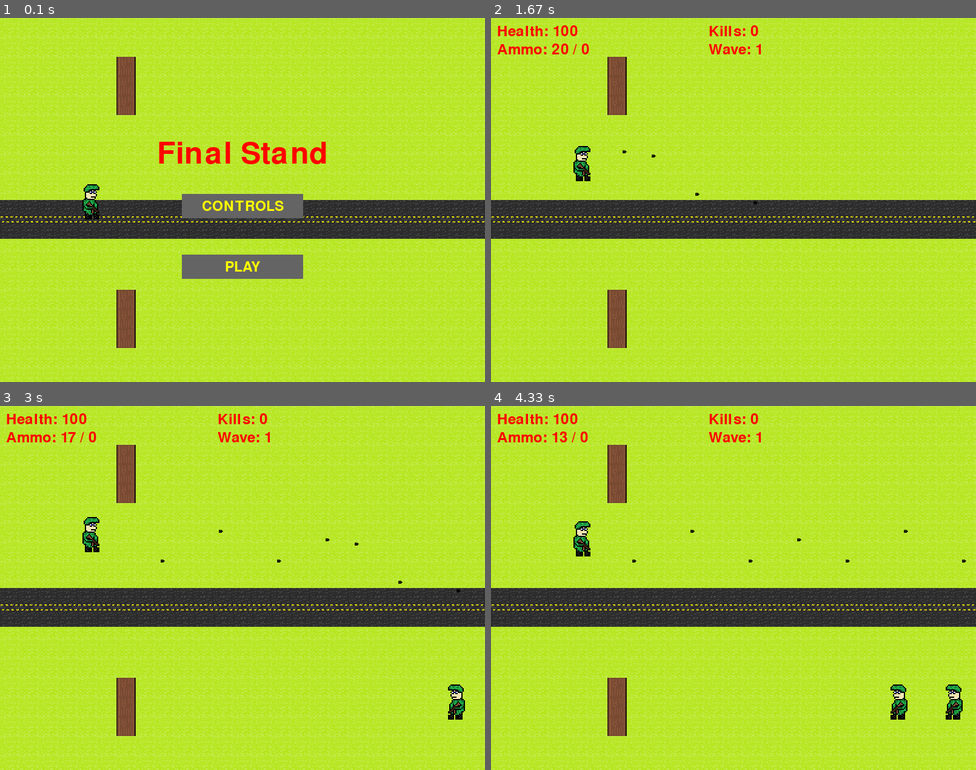
Above: before the commit, frames 1-4 (two rows, left to right).
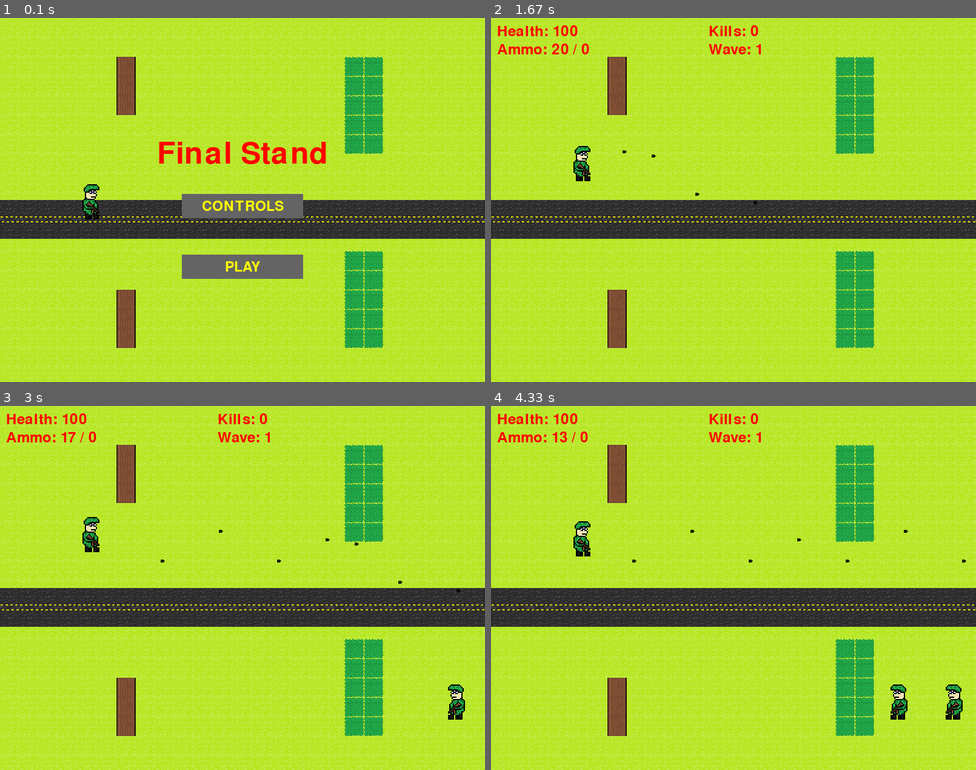
Above: after the commit, the same moments.

Repository: Killswitch5150/Final-Stand
Game: pygame game, started from main.py
The game is run twice, just before and just after one commit, with the same random seed, the same clock (stepped at 60 frames per second) and the same inputs.
Inputs:
- Up to frame 1 (0.1 s): no input
- Up to frame 2 (1.67 s): click "PLAY" at 0.38 s; tap Space at 0.67, 1.07, 1.37, 1.57 s; hold Up 1-1.47 s; hold Down from 1.5 s (still down)
- Up to frame 3 (3 s): release Down at 1.8 s; hold Up 1.83-2.2 s; tap Space at 1.9, 2.3, 2.7 s; hold Down 2.23-2.6 s; hold Up 2.63-2.93 s; hold Down from 2.97 s (still down)
- Up to frame 4 (4.33 s): tap Space at 3.03, 3.37, 3.77, 4.17 s; release Down at 3.27 s; hold Up 3.3-3.67 s; hold Down 3.7-4.07 s; hold Up from 4.1 s (still down)

The runs differ from the first frame. In frame 1, 4.0% of the frame differs, in the area x 71-79%, y 10-91%; in frame 2, 4.0%; in frame 3, 4.0%; in frame 4, 4.0%.

Commit message:
-added bush image -added semi random bush location decider -enemies that move through the bush become effectively invisible

Diff:
--- a/main.py
+++ b/main.py
@@ -29,11 +29,44 @@
                 window.blit(tile_image, (x, y))
 
 def create_road():
-    #window.blit(spr_road_top, (200, 300))
     for x in range(0, 800, road_top_width):
         window.blit(spr_road_top, (x, 300))
     for x in range(0, 800, road_bottom_width):
         window.blit(spr_road_bottom, (x, 332))
+
+def decide_bush_points():
+    global bush_x, bush_x_alt
+    bush_x_list = [300, 400, 500, 600]
+    bush_x = random.choice(bush_x_list)
+    bush_x_alt_list = [1, 2]
+    bush_x_alt_raw = random.choice(bush_x_alt_list)
+    if bush_x_alt_raw == 1:
+        bush_x_alt_int = 32
+    elif bush_x_alt_raw == 2:
+        bush_x_alt_int = -32
+    bush_x_alt = bush_x + bush_x_alt_int
+
+def create_bushes():
+    window.blit(spr_bush_image, (bush_x, 64))
+    window.blit(spr_bush_image, (bush_x, 96))
+    window.blit(spr_bush_image, (bush_x, 128))
+    window.blit(spr_bush_image, (bush_x, 160))
+    window.blit(spr_bush_image, (bush_x, 192))
+    window.blit(spr_bush_image, (bush_x, 384))
+    window.blit(spr_bush_image, (bush_x, 416))
+    window.blit(spr_bush_image, (bush_x, 448))
+    window.blit(spr_bush_image, (bush_x, 480))
+    window.blit(spr_bush_image, (bush_x, 512))
+    window.blit(spr_bush_image, (bush_x_alt, 64))
+    window.blit(spr_bush_image, (bush_x_alt, 96))
+    window.blit(spr_bush_image, (bush_x_alt, 128))
+    window.blit(spr_bush_image, (bush_x_alt, 160))
+    window.blit(spr_bush_image, (bush_x_alt, 192))
+    window.blit(spr_bush_image, (bush_x_alt, 384))
+    window.blit(spr_bush_image, (bush_x_alt, 416))
+    window.blit(spr_bush_image, (bush_x_alt, 448))
+    window.blit(spr_bush_image, (bush_x_alt, 480))
+    window.blit(spr_bush_image, (bush_x_alt, 512))
 
 def render_environment():
             #draw world elements for the background
@@ -75,7 +108,7 @@
 
 def load_images(): #function to load game images
     #make global vars accessible
-    global tile_image, spr_player_image, spr_player_shooting_image, spr_road_top, spr_road_bottom, spr_player_shooting_mf_image, spr_tree_image, spr_enemy_image, spr_player_bullet, spr_ammo_image
+    global tile_image, spr_player_image, spr_player_shooting_image, spr_bush_image, spr_road_top, spr_road_bottom, spr_player_shooting_mf_image, spr_tree_image, spr_enemy_image, spr_player_bullet, spr_ammo_image
     if console_debugging: #debug output
             print('fetching assets')
     #define and provide paths to game assets to be loaded and scales
@@ -89,6 +122,7 @@
     spr_ammo_image = load_and_scale_image("sprites/ammo.png", scaling.normal)
     spr_road_top = load_and_scale_image("sprites/road.png", scaling.normal)
     spr_road_bottom_sprite = load_and_scale_image("sprites/road.png", scaling.normal)
+    spr_bush_image = load_and_scale_image("sprites/bush.png", scaling.normal)
     spr_road_bottom = pygame.transform.rotate(spr_road_bottom_sprite, -180.0)
     if console_debugging: #debug output
             print('assets fetched')
@@ -414,6 +448,8 @@
 
     running = True #enables running loop to begin
 
+    decide_bush_points()
+
     while running:
         for event in pygame.event.get(): #event listener
             if event.type == pygame.QUIT: #if player quits
@@ -443,6 +479,7 @@
 
         create_tiling() #creates the background
         render_environment() #creates the game world
+        create_bushes()
 
         #drawing UI elements
         title_text = game_fonts.font.render(varGameName, True, (255, 0, 0)) #use varGameName for the main menu screen
@@ -518,6 +555,8 @@
     ammo_drop_spawn_timer = 0 #spawn timer placeholder variable for initialization
     ammo_drop_spawn_interval = 100000 #spawn timer placeholder variable for initialization
     enemy_spawn_timer = 0 #enemy timer placeholder variable for initialization
+
+    decide_bush_points()
 
     running = True #allows main loop to execute
 
@@ -727,6 +766,7 @@
         window.blit(kill_text, (width // 2 - kill_text.get_width() // 2, 10))
         window.blit(current_wave_text, (width // 2 - kill_text.get_width() // 2, 40))
 
+        create_bushes()
         #display the screen to the player
         pygame.display.flip()
 
Binary file added: sprites/bush.png
